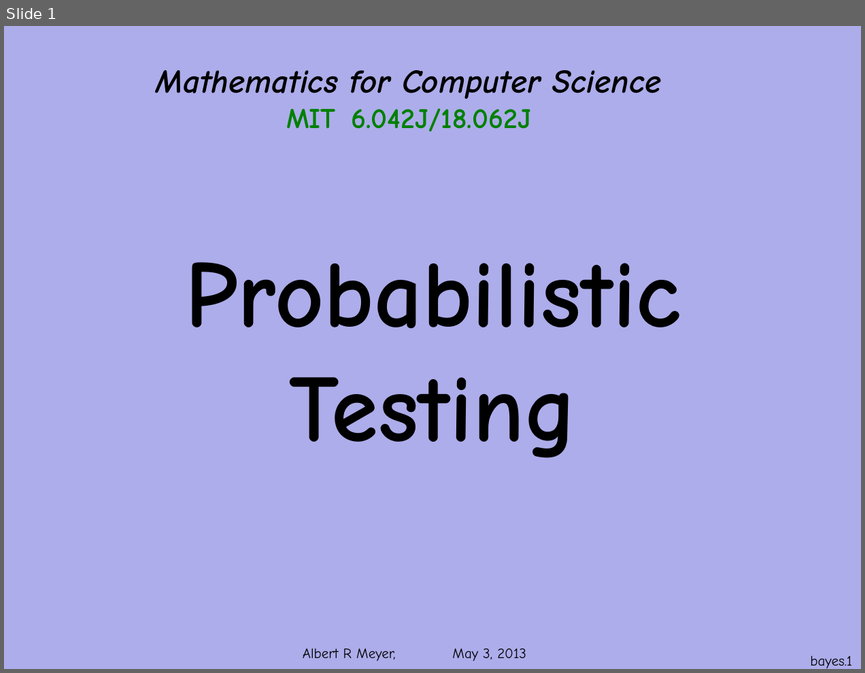
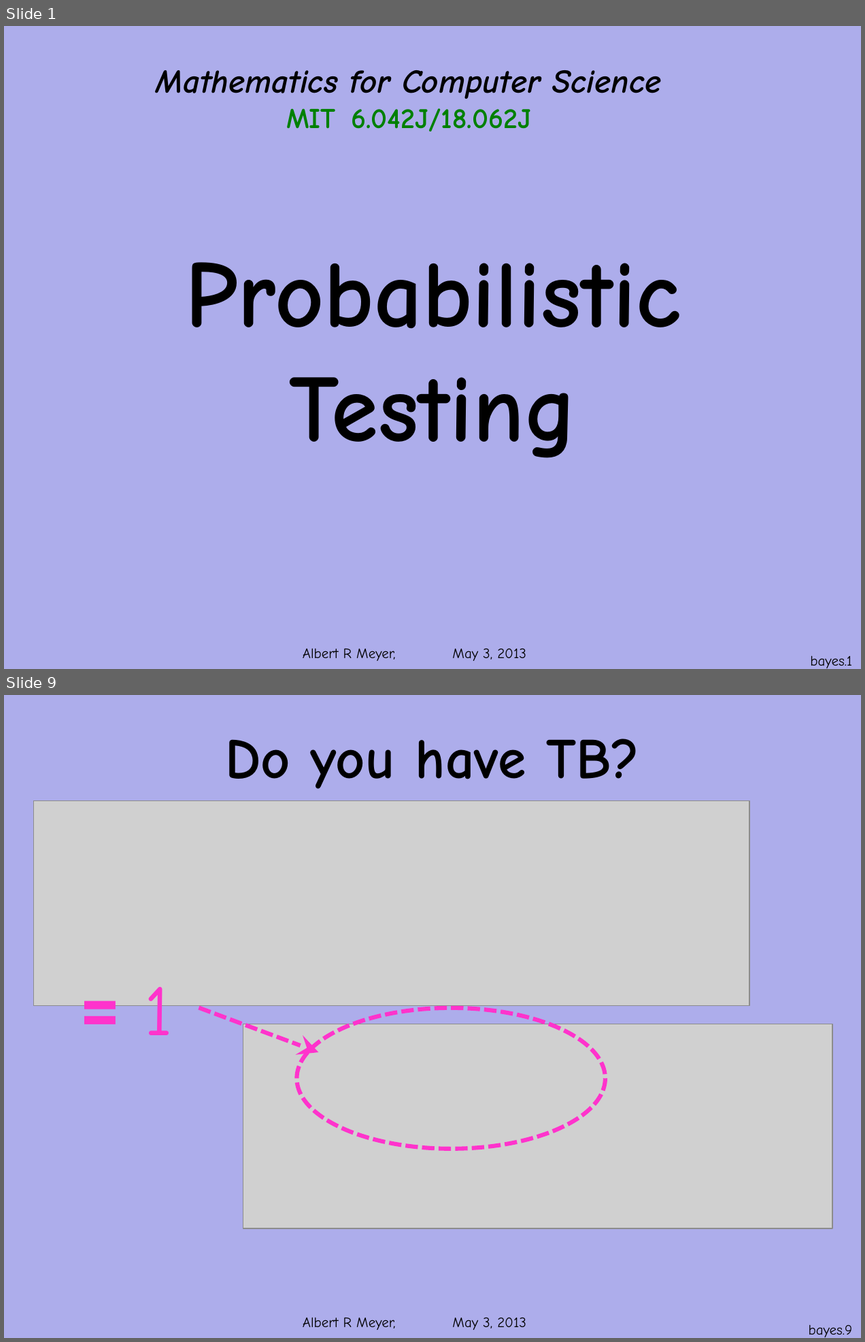
Before and after one commit to armeyer/mcs_web, a slide deck: spring13/slides13/prob-bayes.pptx. Shown one above the other, each under a label of ours: slide 1 before the commit, slides 1 and 9 after it; the slides between them are not shown. The pictures are 865x673 and 865x1342 pixels, drawn with LibreOffice and Linux fonts; fonts in the diff are those of the drawing; grey boxes stand for pictures; background and template pictures are left out. Boxes give left, top, right and bottom in pixels: in the first picture for what was removed or moved away, otherwise in the second. Text is boxed around its words. In the diff, an @@ line names an element or a change of style, - is before the commit and + after.

Commit message:
rewrite prob-bayes.pptx

```diff
--- a/spring13/slides13/prob-bayes.pptx
+++ b/spring13/slides13/prob-bayes.pptx
@@ slide 9 added at <box>4,695,861,1338</box>, background #ADADEB; not listed: 1 template element that a slide beside it also shows @@
@@ title added at <box>225,739,639,789</box>, 48 pt, text #000000, bold @@
+Do you have TB?
@@ picture added at <box>34,801,749,1006</box> @@
@@ text added at <box>145,987,173,1035</box>, 60 pt, text #FF33CC, bold @@
+= 1
@@ arrow added from (198, 1008) to (318, 1052), #FF33CC 3.5 pt dashed @@
@@ ellipse added at <box>297,1008,606,1149</box>, outline #FF33CC 3.5 pt dashed @@
@@ line added from (118, 1028) to (118, 1028), #000000 0.75 pt @@
@@ picture added at <box>243,1023,832,1228</box> @@
@@ page number added at <box>808,1325,853,1337</box>, 12 pt, text #000000 @@
+bayes.9
```
Also in this commit, not shown: 7 slides changed, 15 other slides added, 4 slides removed.
